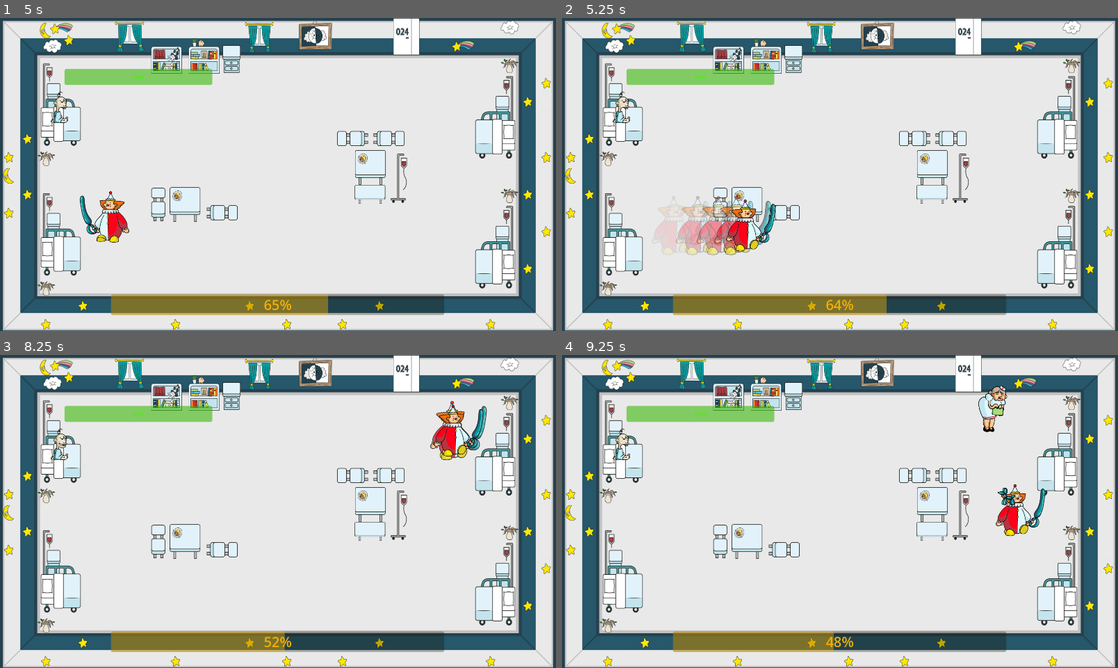
Above: before the commit, frames 1-4 (two rows, left to right).
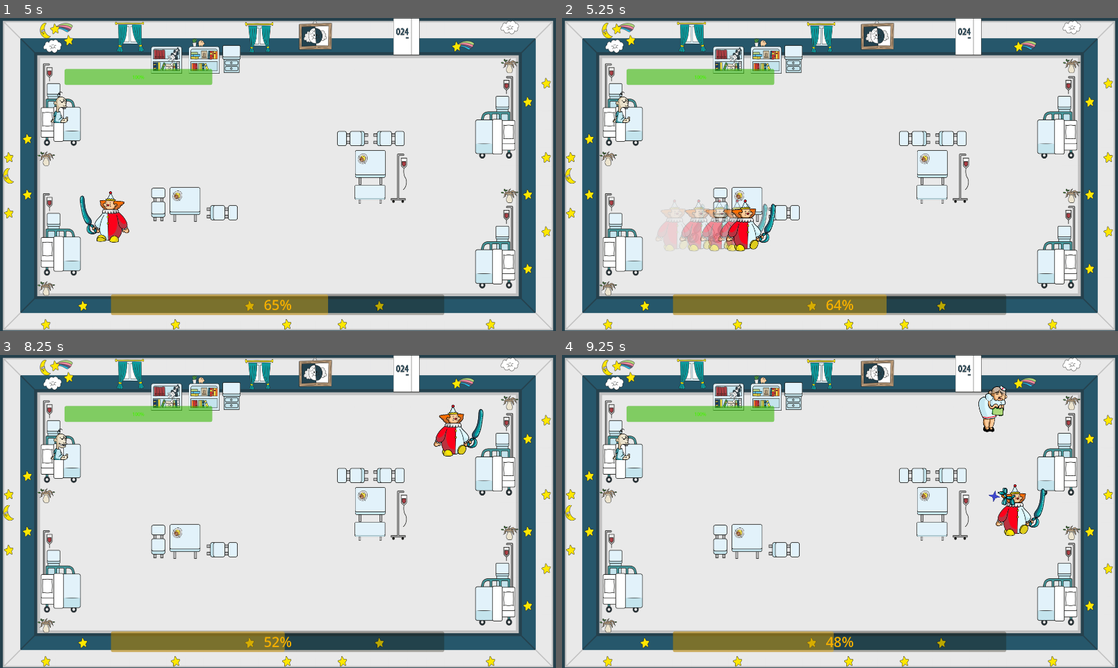
Above: after the commit, the same moments.

Repository: LorenzoFerri/GameJam2024
Game: Godot game, scene res://main_menu.tscn
Two runs of this game, one before a commit and one after it. Both use one fixed random seed, a clock stepped at 60 frames per second and the inputs below.
Inputs (mouse positions are in pixels of both pictures, inside the frame that each line leads up to):
- Up to frame 1 (5 s): click "New Game" at 0.5 s; tap Enter (next) at 1.25, 2.75, 3.6 s; move the mouse to (250, 237) at 1.27 s; hold W (move_up) 1.28-2.78 s; click (250, 237) at 1.35 s; tap Space at 2, 3.5 s; move the mouse to (444, 221) at 2.02 s; tap Shift (dash) at 2.1 s; move the mouse to (111, 127) at 2.77 s; hold A (move_left) 2.78-4.28 s; tap Q (doggo) at 2.85 s; move the mouse to (305, 174) at 3.52 s; move the mouse to (194, 96) at 4.27 s; hold S (move_down) from 4.28 s (still down); click (194, 96) at 4.35 s
- Up to frame 2 (5.25 s): move the mouse to (962, 158) at 5.02 s; release S (move_down) at 5.03 s; hold D (move_right) from 5.03 s (still down); tap Shift (dash) at 5.1 s
- Up to frame 3 (8.25 s): move the mouse to (166, 527) at 5.77 s; release D (move_right) at 5.78 s; hold W (move_up) 5.78-6.53 s; tap Q (doggo) at 5.85 s; move the mouse to (333, 442) at 6.52 s; hold D (move_right) from 6.53 s (still down); tap Enter (next) at 6.6 s; move the mouse to (250, 574) at 7.27 s; click (250, 574) at 7.35 s; move the mouse to (444, 558) at 8.02 s; tap Shift (dash) at 8.1 s
- Up to frame 4 (9.25 s): move the mouse to (673, 464) at 8.77 s; release D (move_right) at 8.78 s; hold S (move_down) from 8.78 s (still down); tap Q (doggo) at 8.85 s

Frame 1 is identical in both runs. In frame 2, 1.2% of the frame differs, in the area x 16-38%, y 56-76%; in frame 3, 0.3%; in frame 4, less than 0.1%.

Commit message:
dash notification

Diff:
--- a/features/player/Player.gd
+++ b/features/player/Player.gd
@@ -91,6 +91,7 @@
 
 func _on_dash_cooldown_timeout():
 	dash_cooldown.stop()
+	$StarAnimation.play("star_animation")
 
 func attack():
 	animated_sprite.play("attack")
--- a/features/player/Player.tscn
+++ b/features/player/Player.tscn
@@ -15,6 +15,7 @@
 [ext_resource type="Texture2D" uid="uid://c47bkr78ay1us" path="res://assets/Player/attack/IMG_1498.png" id="11_itsxb"]
 [ext_resource type="Texture2D" uid="uid://do8ql8dvf1yi2" path="res://assets/Player/walk/IMG_1445.png" id="12_ccam8"]
 [ext_resource type="Texture2D" uid="uid://bkcyshu3gerxn" path="res://assets/Player/walk/IMG_1446.png" id="13_hok7f"]
+[ext_resource type="Texture2D" uid="uid://d0rramdxj3caf" path="res://assets/star.png" id="16_08qxa"]
 
 [sub_resource type="Curve" id="Curve_nhh7f"]
 _data = [Vector2(0, 1), 0.0, 0.0, 0, 0, Vector2(1, 0.183372), 0.0, 0.0, 0, 0]
@@ -54,8 +55,8 @@
 [sub_resource type="ParticleProcessMaterial" id="ParticleProcessMaterial_7oo71"]
 particle_flag_disable_z = true
 gravity = Vector3(0, 0, 0)
-scale_min = 0.4
-scale_max = 0.4
+scale_min = 0.35
+scale_max = 0.35
 alpha_curve = SubResource("CurveTexture_8trrd")
 
 [sub_resource type="CircleShape2D" id="CircleShape2D_26l51"]
@@ -161,6 +162,51 @@
 radius = 55.0
 height = 222.5
 
+[sub_resource type="Animation" id="Animation_pcekd"]
+resource_name = "star_animation"
+length = 0.9
+tracks/0/type = "value"
+tracks/0/imported = false
+tracks/0/enabled = true
+tracks/0/path = NodePath("AnimatedSprite2D/Star:rotation")
+tracks/0/interp = 1
+tracks/0/loop_wrap = true
+tracks/0/keys = {
+"times": PackedFloat32Array(0.1, 0.7),
+"transitions": PackedFloat32Array(1, 1),
+"update": 0,
+"values": [0.0, 6.28319]
+}
+tracks/1/type = "value"
+tracks/1/imported = false
+tracks/1/enabled = true
+tracks/1/path = NodePath("AnimatedSprite2D/Star:scale")
+tracks/1/interp = 1
+tracks/1/loop_wrap = true
+tracks/1/keys = {
+"times": PackedFloat32Array(0.1, 0.9),
+"transitions": PackedFloat32Array(1, 1),
+"update": 0,
+"values": [Vector2(1.8, 1.8), Vector2(0.1, 0.1)]
+}
+tracks/2/type = "value"
+tracks/2/imported = false
+tracks/2/enabled = true
+tracks/2/path = NodePath("AnimatedSprite2D/Star:visible")
+tracks/2/interp = 1
+tracks/2/loop_wrap = true
+tracks/2/keys = {
+"times": PackedFloat32Array(0, 0.1, 0.9),
+"transitions": PackedFloat32Array(1, 1, 1),
+"update": 1,
+"values": [false, true, false]
+}
+
+[sub_resource type="AnimationLibrary" id="AnimationLibrary_lg8ih"]
+_data = {
+"star_animation": SubResource("Animation_pcekd")
+}
+
 [node name="Player" type="CharacterBody2D"]
 light_mask = 2
 visibility_layer = 3
@@ -208,6 +254,11 @@
 sprite_frames = SubResource("SpriteFrames_8yisj")
 animation = &"attack"
 autoplay = "idle"
+
+[node name="Star" type="Sprite2D" parent="AnimatedSprite2D"]
+visible = false
+position = Vector2(-265.714, -140)
+texture = ExtResource("16_08qxa")
 
 [node name="AnimationPlayer" type="AnimationPlayer" parent="."]
 libraries = {
@@ -236,6 +287,11 @@
 position = Vector2(-30, 8.75)
 shape = SubResource("CapsuleShape2D_el1tb")
 
+[node name="StarAnimation" type="AnimationPlayer" parent="."]
+libraries = {
+"": SubResource("AnimationLibrary_lg8ih")
+}
+
 [connection signal="timeout" from="DashCooldown" to="." method="_on_dash_cooldown_timeout"]
 [connection signal="animation_finished" from="AnimatedSprite2D" to="." method="_on_animated_sprite_2d_animation_finished"]
 [connection signal="frame_changed" from="AnimatedSprite2D" to="." method="_on_animated_sprite_2d_frame_changed"]
Binary file added: assets/star.png
Not shown, added: assets/star.png.import
Not shown: 1 places in features/player/Player.tscn that only renumber resources
